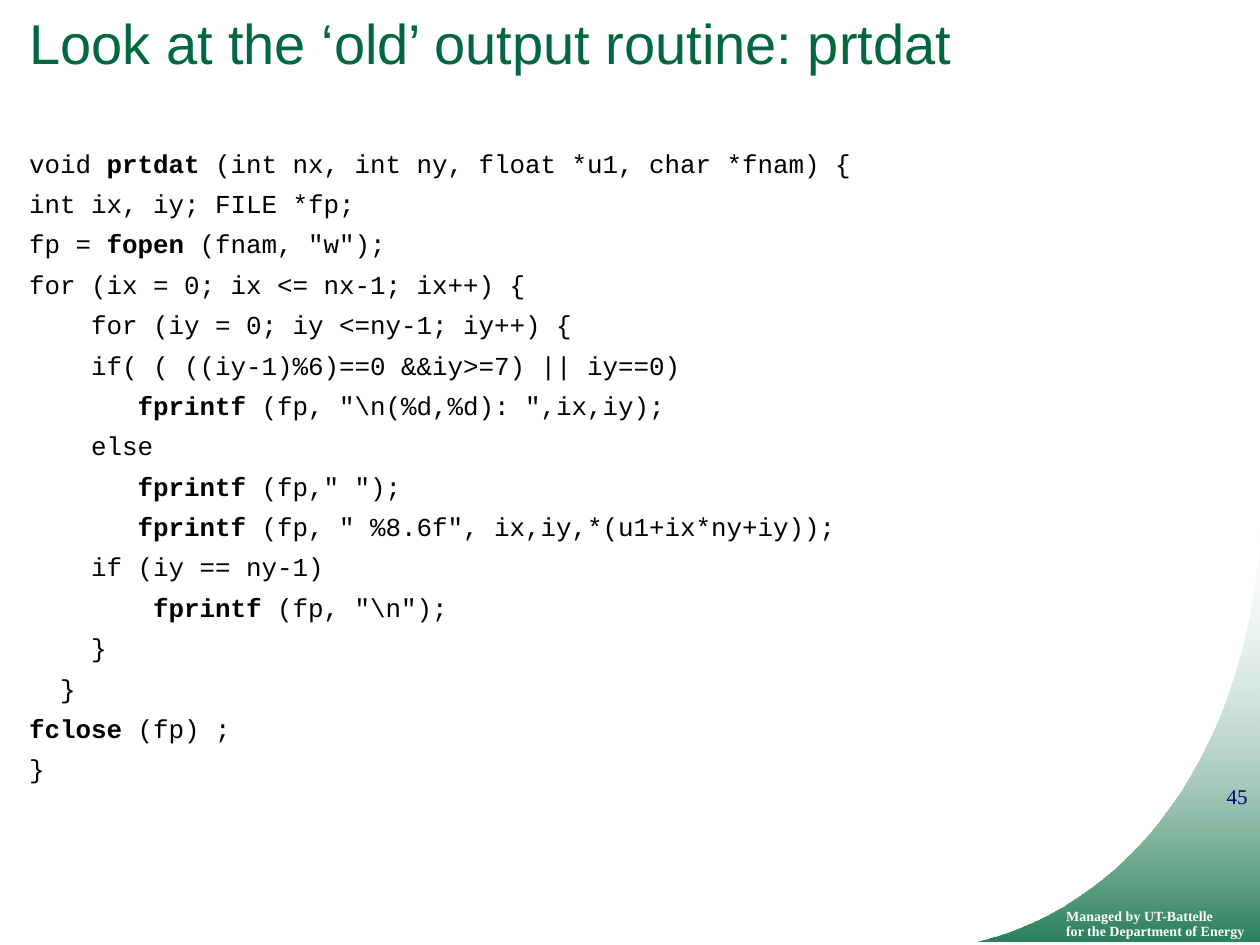
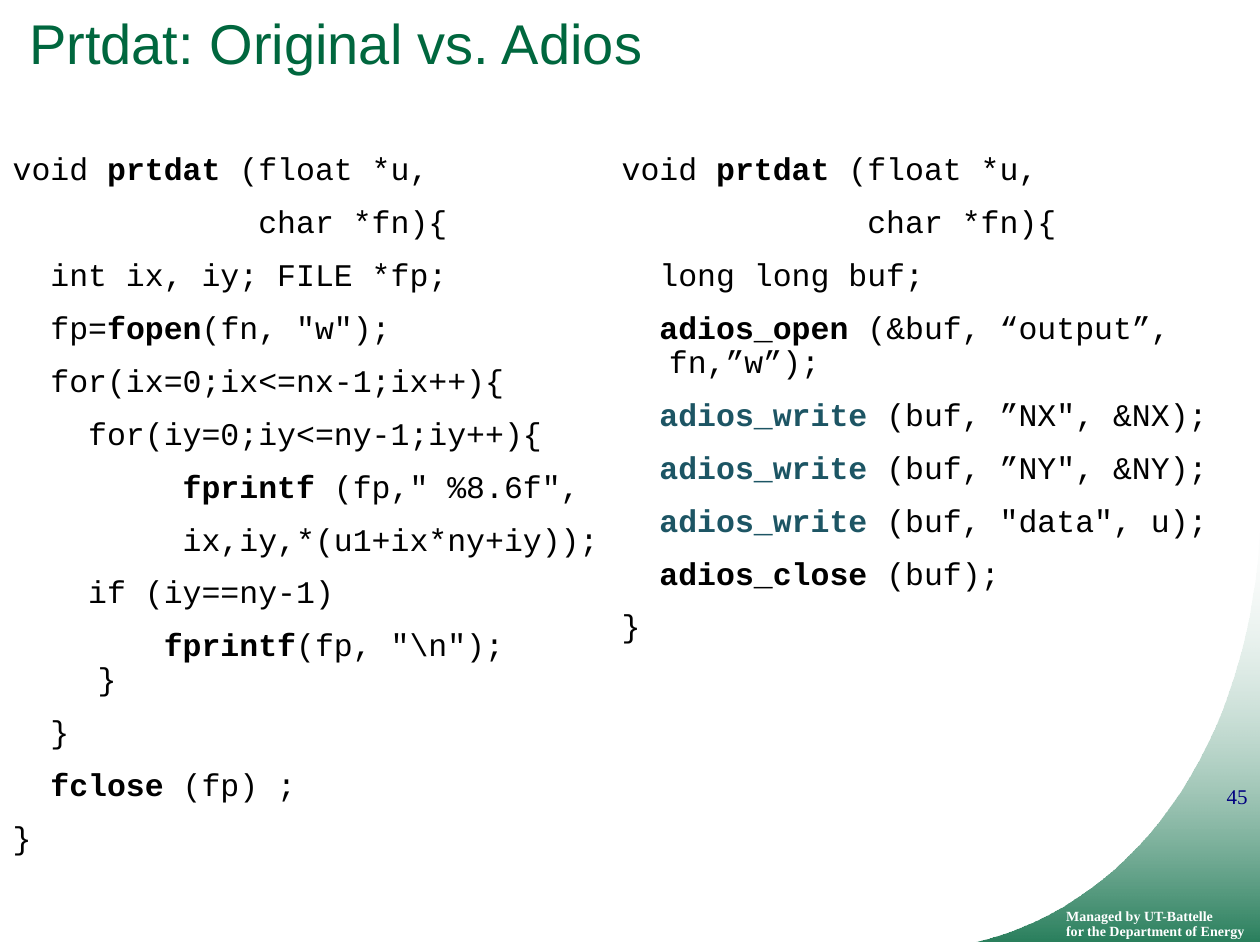
Before and after one commit to ornladios/ADIOS, a slide deck: slide 45 of tutorial/adios_api_scidac_tutorial.pptx. Drawn at 1260x945 pixels with LibreOffice and Linux fonts; fonts in the diff are those of the drawing; background and template pictures are left out. Boxes give left, top, right and bottom in pixels: in the first picture for what was removed or moved away, otherwise in the second. Text is boxed around its words. In the diff, an @@ line names an element or a change of style, - is before the commit and + after.

```diff
--- a/tutorial/adios_api_scidac_tutorial.pptx
+++ b/tutorial/adios_api_scidac_tutorial.pptx
@@ title at (29,23,642,75): text changed @@
-Look at the ‘old’ output routine: prtdat
+Prtdat: Original vs. Adios
@@ text "void prtdat (float *u,": place and size @@
-text "void prtdat (float *u," at (29,154,835,744)
+text "void prtdat (float *u," at (13,157,599,803)
@@ text at (13,157,447,240): text changed; size 14.8 to 18 pt @@
-void prtdat (int nx, int ny, float *u1, char *fnam) {
+void prtdat (float *u,
+char *fn){
@@ text added at (622,157,1208,592), 18 pt, text #000000 @@
+void prtdat (float *u,
+char *fn){
+long long buf;
+adios_open (&buf, “output”, fn,”w”);
+adios_write (buf, ”NX", &NX);
+adios_write (buf, ”NY", &NY);
+adios_write (buf, "data", u);
+adios_close (buf);
+}
@@ text at (50,263,448,803): size 14.8 to 18 pt in "int ix, iy; FILE *fp;", "}", "fclose (fp) ;", "}"; line spacing 0.8 to 0.9; more space between paragraphs @@
@@ text at (50,316,599,663): text changed; size 14.8 to 18 pt @@
-fp = fopen (fnam, "w");
-for (ix = 0; ix <= nx-1; ix++) {
-for (iy = 0; iy <=ny-1; iy++) {
-if( ( ((iy-1)%6)==0 &&iy>=7) || iy==0)
-fprintf (fp, "\n(%d,%d): ",ix,iy);
-else
-fprintf (fp," ");
-fprintf (fp, " %8.6f", ix,iy,*(u1+ix*ny+iy));
-if (iy == ny-1)
-fprintf (fp, "\n");
-}
+fp=fopen(fn, "w");
+for(ix=0;ix<=nx-1;ix++){
+for(iy=0;iy<=ny-1;iy++){
+fprintf (fp," %8.6f",
+ix,iy,*(u1+ix*ny+iy));
+if (iy==ny-1)
+fprintf(fp, "\n");
+}
```
Also in this commit, not shown: 28 other slides changed, 17 slides added, 5 slides removed.
